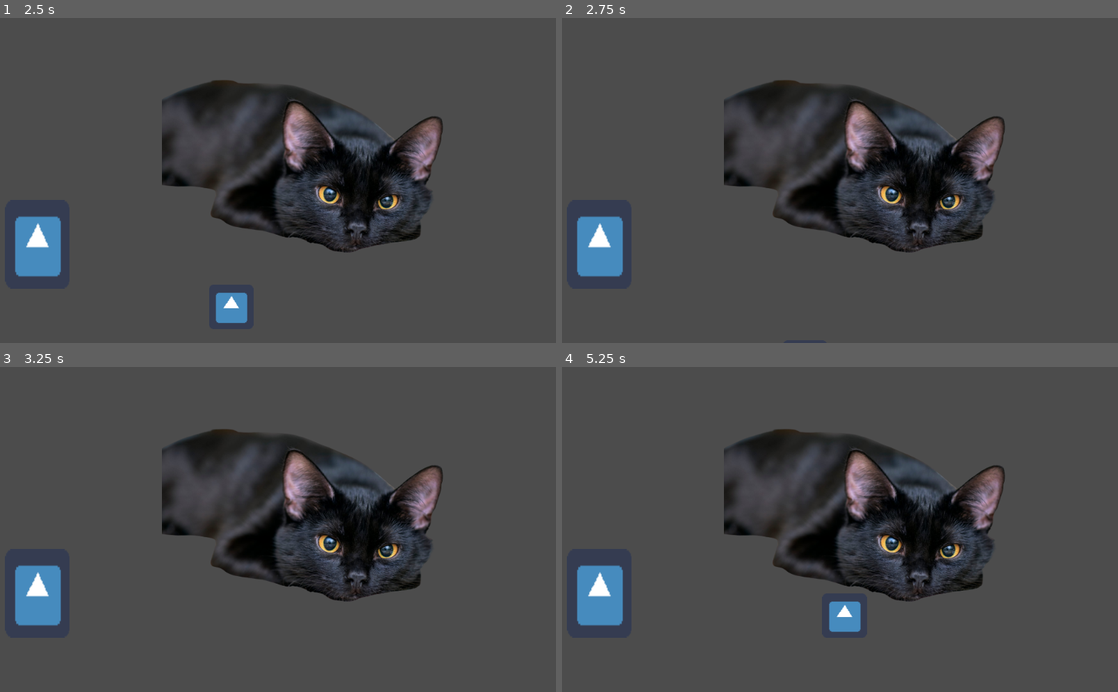
Above: before the commit, frames 1-4 (two rows, left to right).
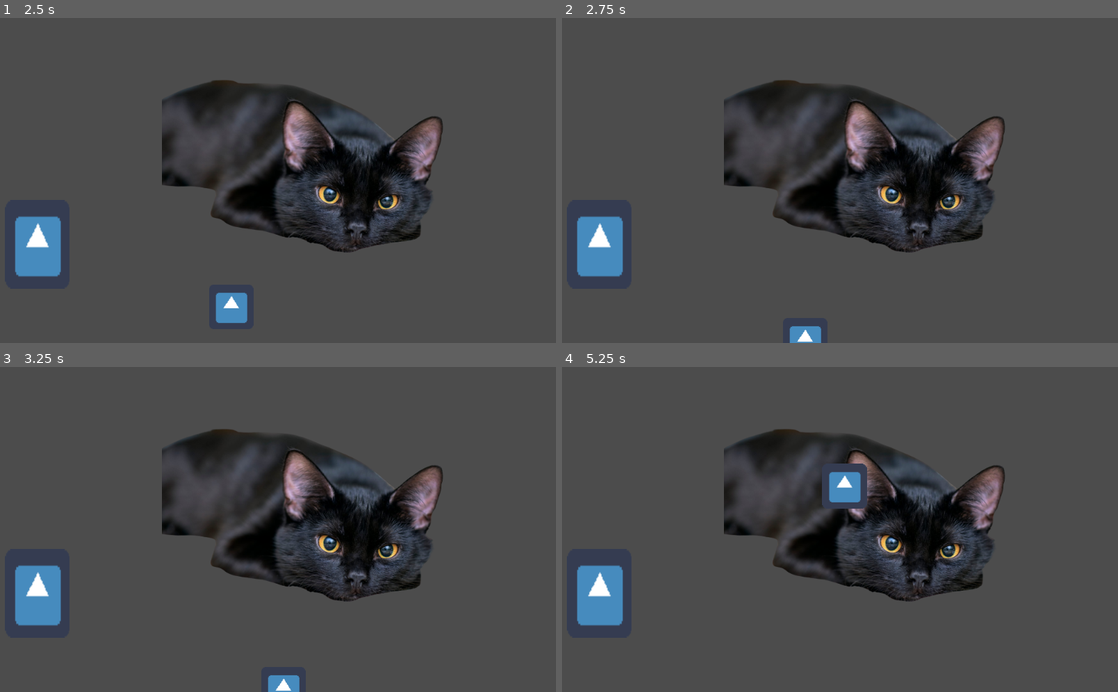
Above: after the commit, the same moments.

Repository: Baidadan67/Save-Wandering-Cats-Meow
Game: Godot game, scene res://Scene/Title/TitleRoom.tscn
Same seed, same stepped clock (60 frames per second), same inputs: the game is played once before the commit and once after it. The engine's default icon, where the game draws it, is replaced by a stand-in: a white triangle on a blue panel in a dark square.
Inputs:
- Up to frame 1 (2.5 s): click "New game" at 0.5 s; tap Enter at 1.25 s; hold Right (ui_right) 1.28-2.03 s; tap Space (ui_select) at 1.52, 2.27 s; hold Down (ui_down) from 2.03 s (still down)
- Up to frame 2 (2.75 s): keep holding Down (ui_down)
- Up to frame 3 (3.25 s): release Down (ui_down) at 2.78 s; hold Right (ui_right) from 2.78 s (still down)
- Up to frame 4 (5.25 s): release Right (ui_right) at 3.53 s; hold Up (ui_up) 3.53-4.28 s; tap Space (ui_select) at 3.77, 4.52 s; hold Left (ui_left) from 4.28 s (still down)

Frame 1 is identical in both runs. In frame 2, 0.3% of the frame differs, in the area x 40-47%, y 94-100%; in frame 3, 0.3%; in frame 4, 1.6%, in the area x 46-55%, y 29-82%.

Commit message:
check the boarder for the player movement
1

Diff:
--- a/project/Scene/Inside/scripts/player.gd
+++ b/project/Scene/Inside/scripts/player.gd
@@ -6,9 +6,13 @@
 const MAX_SPEED = 500
 const ACCELERATION = 1000
 const FRICTION = 600
+var screen_size
 
 func _physics_process(delta):
 	player_move(delta)
+
+func _ready():
+	screen_size = get_viewport_rect().size
 
 func player_move(delta):
 	var input_vector = Vector2.ZERO
@@ -22,7 +26,8 @@
 		velocity = velocity.move_toward(Vector2.ZERO, FRICTION * delta)
 
 	move_and_collide(velocity * delta)
-
+	position.x = clamp(position.x, 0, screen_size.x)
+	position.y = clamp(position.y, 0, screen_size.y)
 	# press space to select a cat...
 	if Input.is_action_pressed("ui_select"):
 		print("you select!")
--- a/project/Scene/Title/TitleRoom.tscn
+++ b/project/Scene/Title/TitleRoom.tscn
@@ -10,7 +10,7 @@
 script = ExtResource( 3 )
 mainGamesence = ExtResource( 2 )
 
-[node name="鸭子1" type="Sprite" parent="."]
+[node name="startpage" type="Sprite" parent="."]
 position = Vector2( 509, 303 )
 scale = Vector2( 0.714583, 0.603704 )
 texture = ExtResource( 1 )
